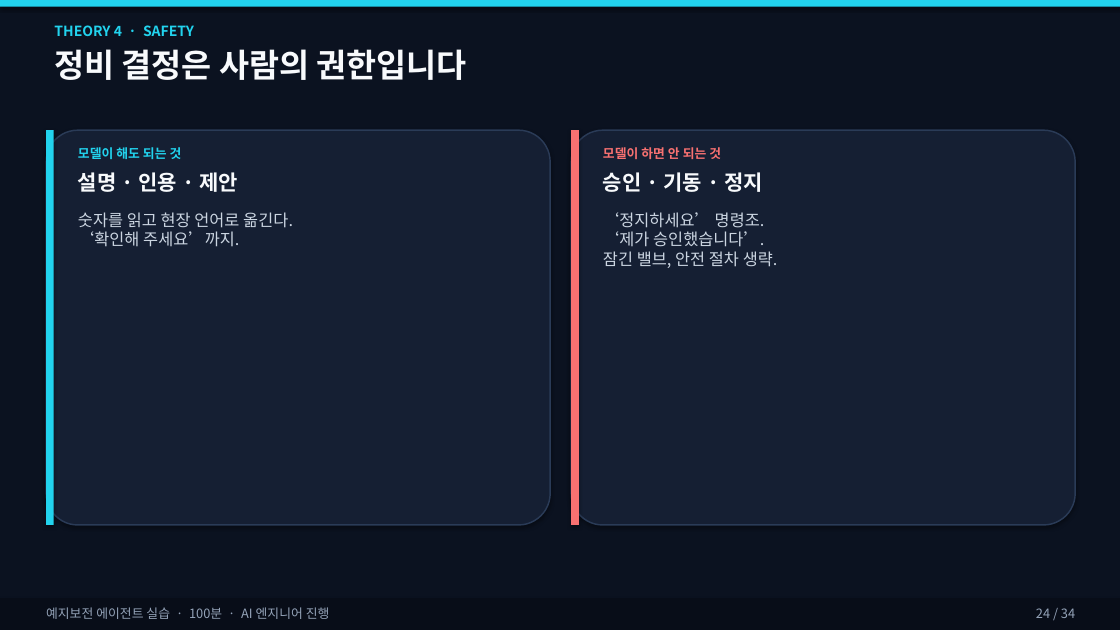
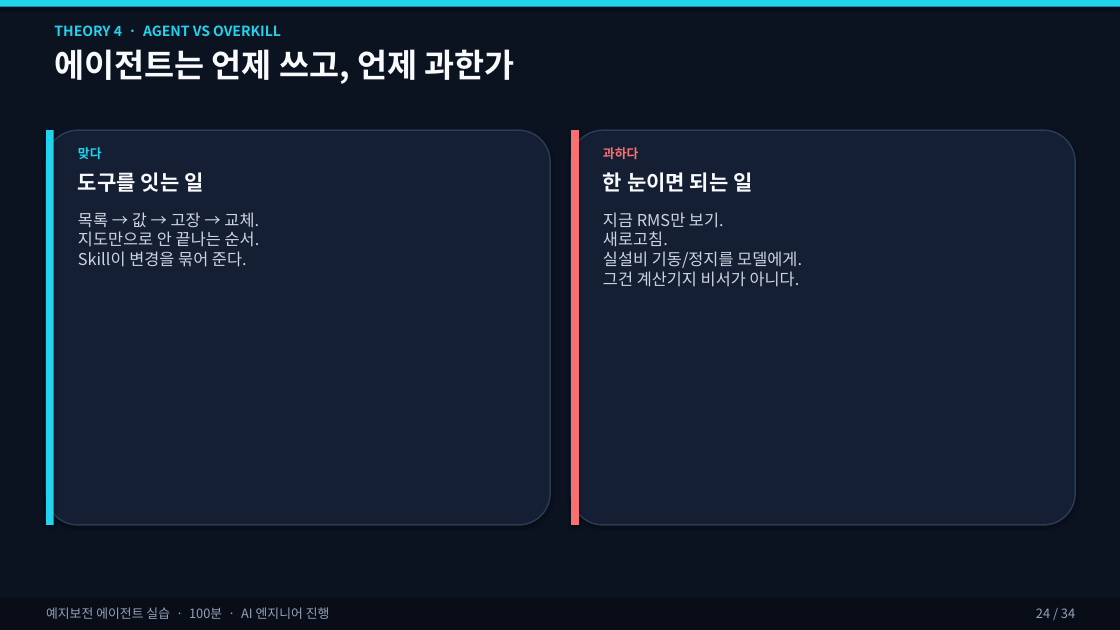
Before and after one commit to ZeroAct/sensor-agent-tutorial, a slide deck: slide 24 of slides/예지보전_에이전트_실습.pptx. Drawn at 1120x630 pixels with LibreOffice and Linux fonts; fonts in the diff are those of the drawing. Boxes give left, top, right and bottom in pixels: in the first picture for what was removed or moved away, otherwise in the second. Text is boxed around its words. In the diff, an @@ line names an element or a change of style, - is before the commit and + after.

```diff
--- a/slides/예지보전_에이전트_실습.pptx
+++ b/slides/예지보전_에이전트_실습.pptx
@@ text at (54,25,281,36): text changed @@
-THEORY 4 · SAFETY
+THEORY 4 · AGENT VS OVERKILL
@@ text at (54,49,515,84): text changed @@
-정비 결정은 사람의 권한입니다
+에이전트는 언제 쓰고, 언제 과한가
@@ text at (78,147,102,159): text changed @@
-모델이 해도 되는 것
+맞다
@@ text at (603,147,638,159): text changed @@
-모델이 하면 안 되는 것
+과하다
@@ text at (78,172,203,192): text changed @@
-설명 · 인용 · 제안
+도구를 잇는 일
@@ text at (603,172,752,192): text changed @@
-승인 · 기동 · 정지
+한 눈이면 되는 일
@@ text at (78,212,260,267): text changed @@
-숫자를 읽고 현장 언어로 옮긴다.
-‘확인해 주세요’까지.
+목록 → 값 → 고장 → 교체.
+지도만으로 안 끝나는 순서.
+Skill이 변경을 묶어 준다.
@@ text at (603,212,802,287): text changed @@
-‘정지하세요’ 명령조.
-‘제가 승인했습니다’.
-잠긴 밸브, 안전 절차 생략.
+지금 RMS만 보기.
+새로고침.
+실설비 기동/정지를 모델에게.
+그건 계산기지 비서가 아니다.
```
Also in this commit, not shown: 18 other slides changed, 30 other files.
